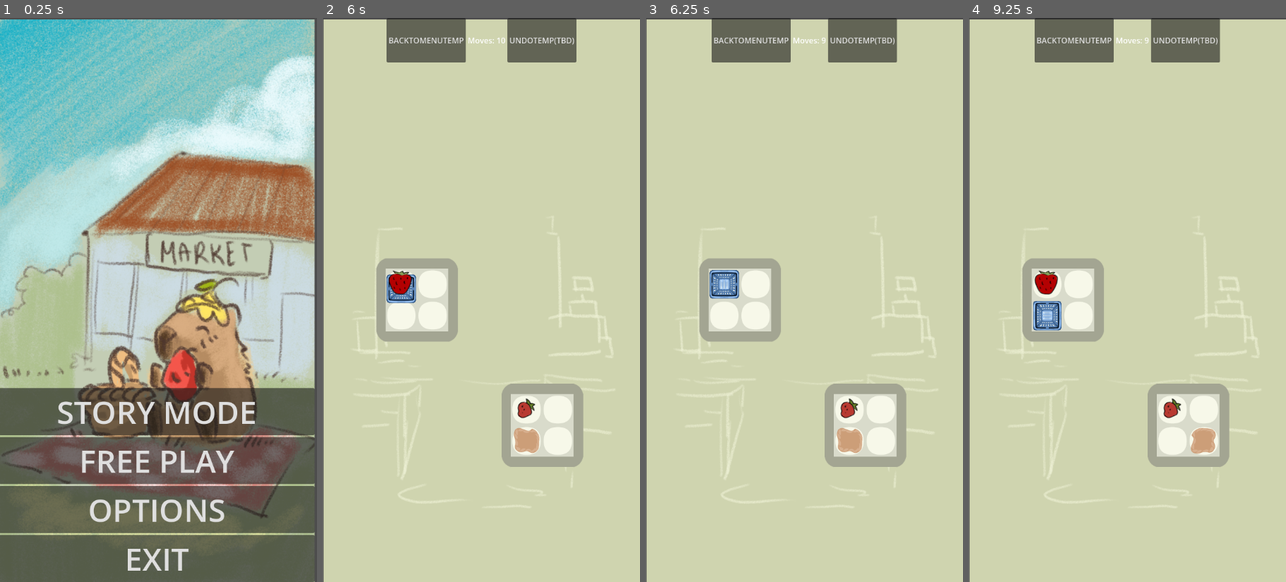
Above: before the commit, frames 1-4 (left to right).
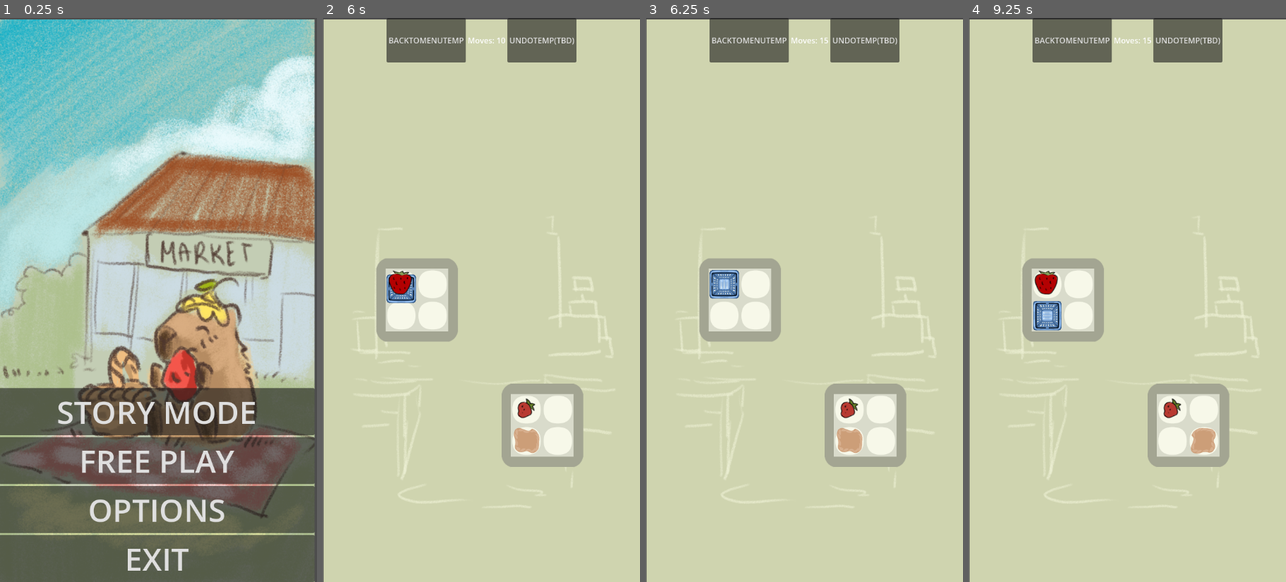
Above: after the commit, the same moments.

Repository: DrSkyrim/learning-game-development
Game: Godot game, scene res://Scenes/menus/main_menu.tscn
Same seed, same stepped clock (60 frames per second), same inputs: the game is played once before the commit and once after it.
Inputs:
- Up to frame 1 (0.25 s): no input
- Up to frame 2 (6 s): click "STORY MODE" at 0.5 s; click "UNDOTEMP(TBD)" at 1.25 s; click "BACKTOMENUTEMP" at 2 s; click "Level 1" at 2.75 s; tap Enter at 3.5, 5 s; hold D (move_right) 3.53-4.28 s; tap Ctrl (rotate_non_organic) at 3.6, 5.1 s; tap Space at 4.25, 5.75 s; hold S (move_down) 4.28-5.03 s; tap Shift (rotate_organic) at 4.35, 5.85 s; hold D (move_right) 5.03-5.78 s; hold W (move_up) from 5.78 s (still down)
- Up to frame 3 (6.25 s): keep holding W (move_up)
- Up to frame 4 (9.25 s): tap Enter at 6.5 s; release W (move_up) at 6.53 s; hold A (move_left) 6.53-7.25 s; tap Ctrl (rotate_non_organic) at 6.6 s; click "BACK" at 7.25 s; click "Level 1" at 8 s; tap Space at 8.75 s; hold A (move_left) from 8.78 s (still down); tap Shift (rotate_organic) at 8.85 s

Frames 1-2 are identical in both runs. In frame 3, 0.6% of the frame differs, in the area x 20-80%, y 0-8%; in frame 4, 0.6%.
Error in both runs: Cannot call method 'change_scene_to_packed' on a null value. (res://Scenes/menus/level_select.gd:34)

Commit message:
Added placeholder for level specific move count
Noticed that Level 5 is impossible with 10 moves. Thus, I tested if it is possible to create different counters for different levels in level_logic. It works for the level one but not the follow up levels.

Diff:
--- a/learning-game-development/Scenes/levels/level_logic.gd
+++ b/learning-game-development/Scenes/levels/level_logic.gd
@@ -5,6 +5,17 @@
 signal moves_changed
 func _ready():
 	# Connect to all baskets
+	var get_level_name = get_tree().get_current_scene().name
+	print(get_level_name)
+	match get_level_name: # moves = floor tiles * 2
+		"Level_1":
+			moves = 16
+		"Level_2", "Level_3":
+			moves = 18
+		"Level_4":
+			moves = 36
+		"Level_5":
+			moves = 28
 	for node in get_tree().get_nodes_in_group("items"):
 		if not node.has_method("get_type"):
 			continue
